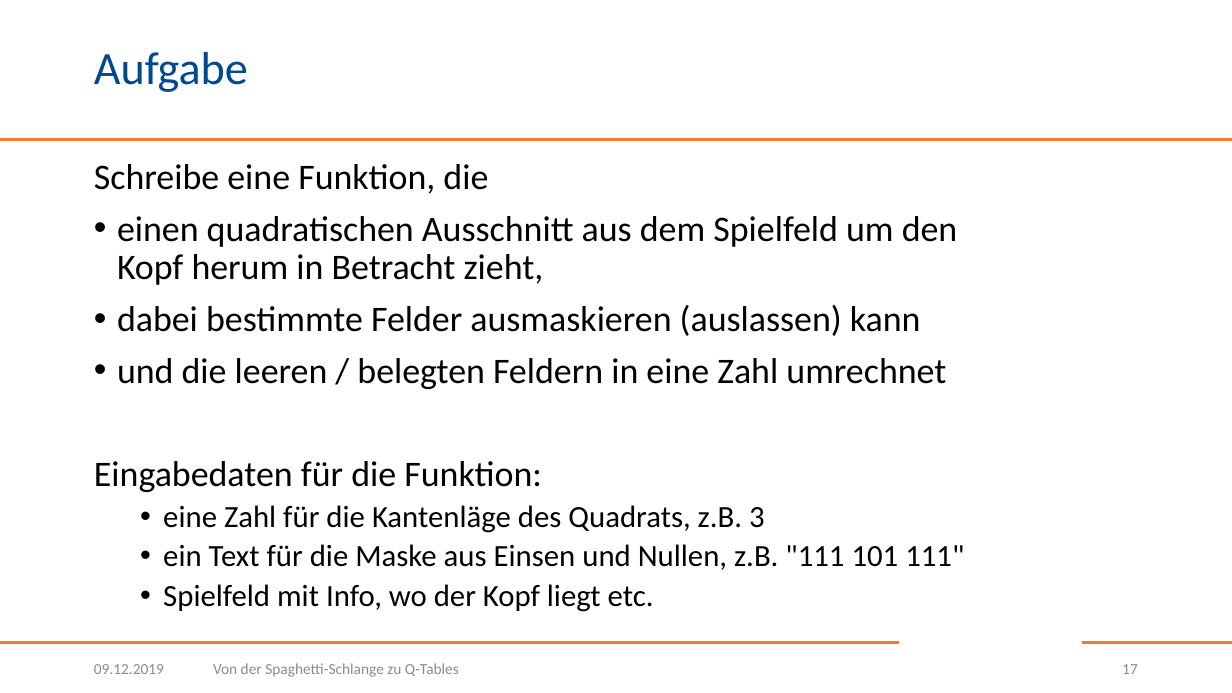
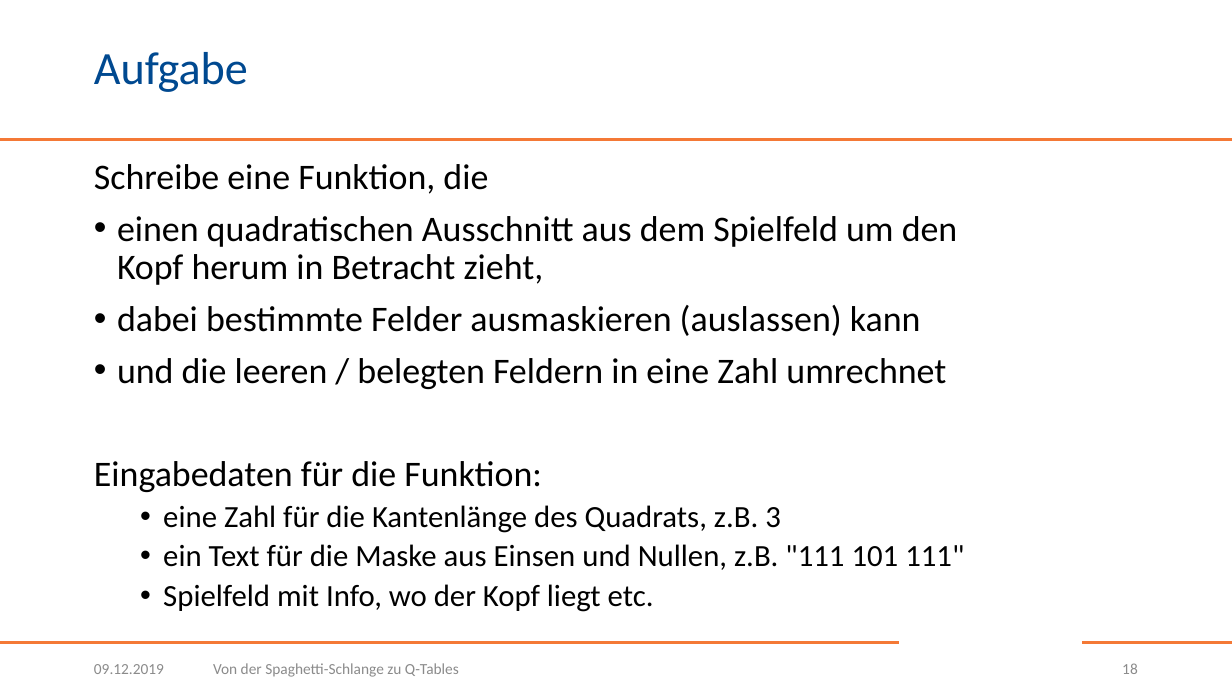
Before and after one commit to BogyMitutoyoCTL/Snake-AI-2021.1, a slide deck: slide 18 of presentation/Von der Spaghetti-Schlange zu Q-Tables.pptx (slide 17 before the commit). Drawn at 1232x693 pixels with LibreOffice and Linux fonts; fonts in the diff are those of the drawing; background and template pictures are left out. Boxes give left, top, right and bottom in pixels: in the first picture for what was removed or moved away, otherwise in the second. Text is boxed around its words. In the diff, an @@ line names an element or a change of style, - is before the commit and + after.

```diff
--- a/presentation/Von der Spaghetti-Schlange zu Q-Tables.pptx
+++ b/presentation/Von der Spaghetti-Schlange zu Q-Tables.pptx
@@ text at (x1=163, y1=505, x2=781, y2=533): text changed @@
-  • eine Zahl für die Kantenläge des Quadrats, z.B. 3
+  • eine Zahl für die Kantenlänge des Quadrats, z.B. 3
@@ page number at (x1=1122, y1=663, x2=1138, y2=674): text changed @@
-17
+18
```
Also in this commit, not shown: 5 other slides changed, 1 slide added.
